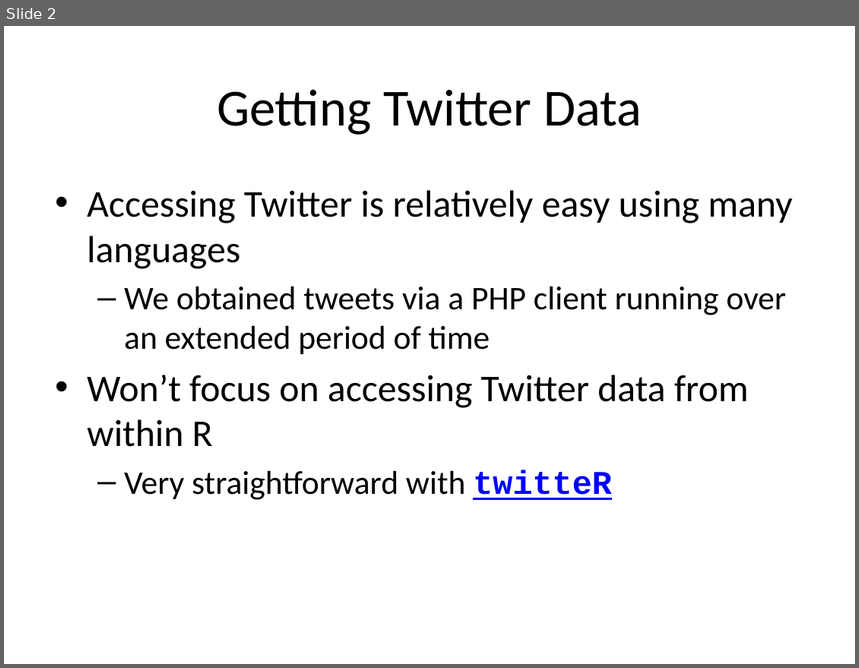
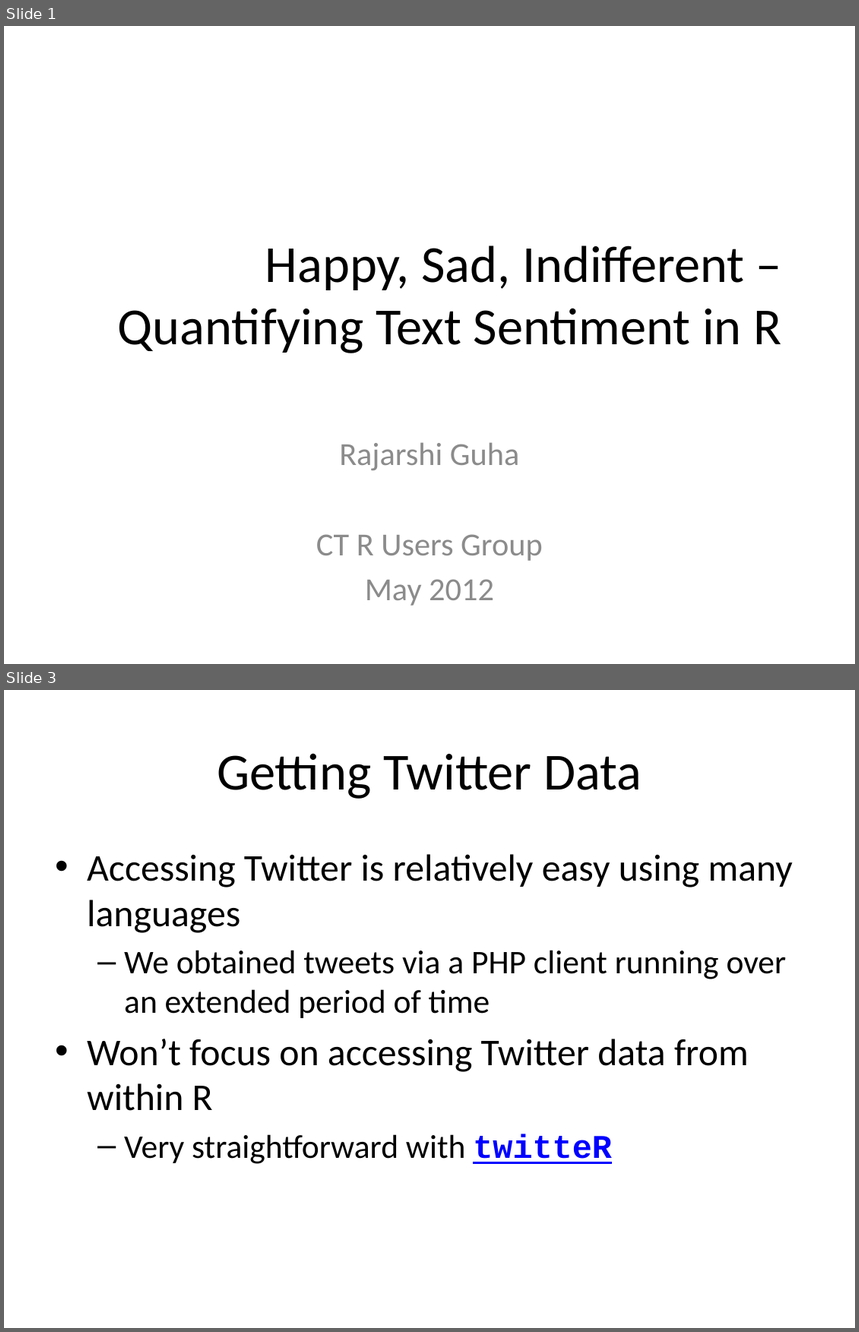
Before and after one commit to rajarshi/ctrug-tweet, a slide deck: ctrug.pptx. Shown one above the other, each under a label of ours: slide 2 before the commit, slides 1 and 3 after it; the slides between them are not shown. The pictures are 859x668 and 859x1332 pixels, drawn with LibreOffice and Linux fonts; fonts in the diff are those of the drawing. Boxes give left, top, right and bottom in pixels: in the first picture for what was removed or moved away, otherwise in the second. Text is boxed around its words. In the diff, an @@ line names an element or a change of style, - is before the commit and + after.

```diff
--- a/ctrug.pptx
+++ b/ctrug.pptx
@@ slide 1 added at (4,26,855,664), background #FFFFFF @@
@@ title added at (118,246,781,354), 44 pt, text #000000 @@
+Happy, Sad, Indifferent – Quantifying Text Sentiment in R
@@ subtitle added at (316,442,543,606), 27.2 pt, text #8C8C8C @@
+Rajarshi Guha
+CT R Users Group
+May 2012
@@ what was slide 2 is now slide 3 @@
```
Also in this commit, not shown: 2 slides changed, 1 other slide added, 1 slide removed.
